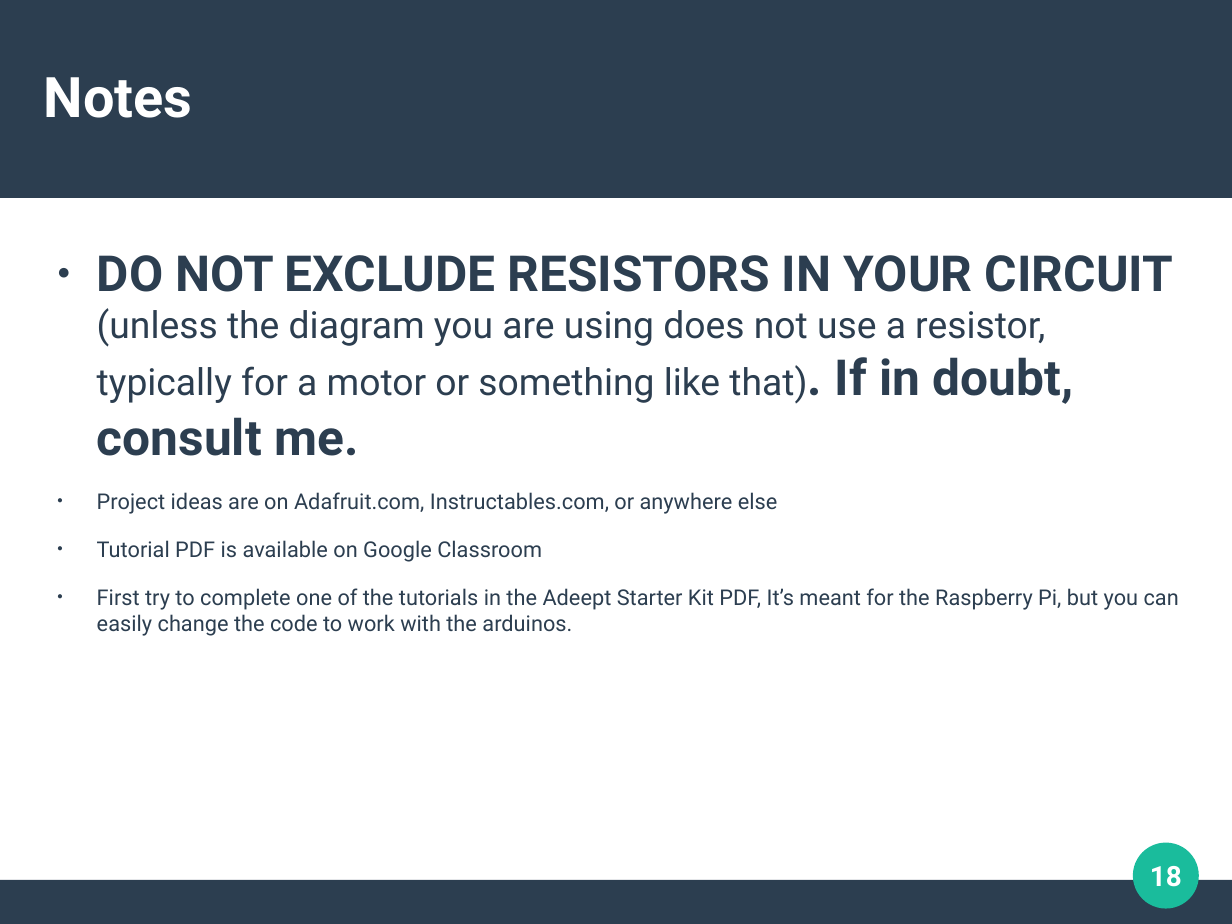
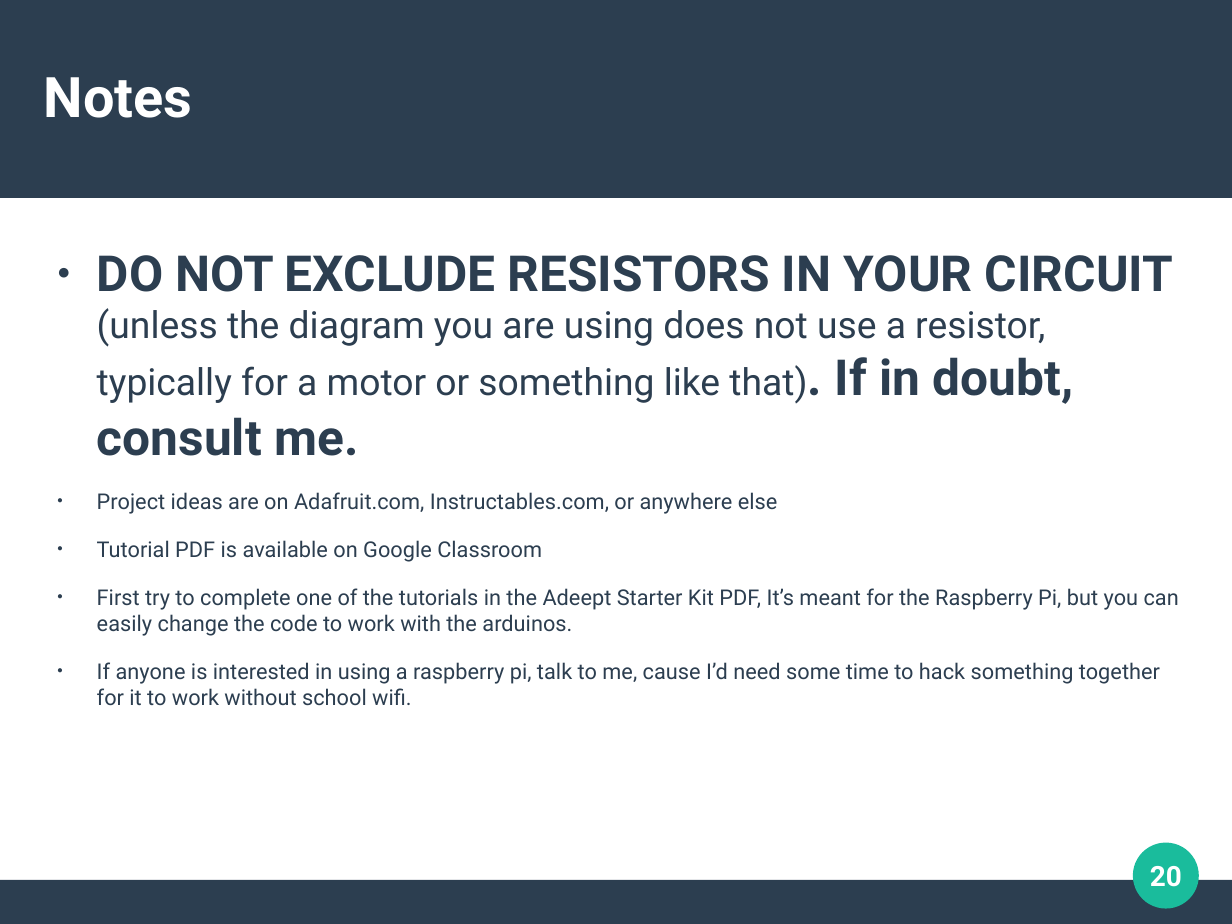
Before and after one commit to DuongTyler/CppCrashCourse, a slide deck: slide 20 of CPP.odp (slide 18 before the commit). Drawn at 1232x924 pixels with LibreOffice and Linux fonts; fonts in the diff are those of the drawing. Boxes give left, top, right and bottom in pixels: in the first picture for what was removed or moved away, otherwise in the second. Text is boxed around its words. In the diff, an @@ line names an element or a change of style, - is before the commit and + after.

```diff
--- a/CPP.odp
+++ b/CPP.odp
@@ text at (x1=97, y1=662, x2=1160, y2=706): paragraph added @@
+● If anyone is interested in using a raspberry pi, talk to me, cause I’d need some time to hack something together for it to work without school wifi.
@@ page number at (x1=1150, y1=866, x2=1182, y2=887): text changed @@
-18
+20
```
Also in this commit, not shown: 8 other slides changed, 3 slides added, 1 slide removed, 2 other files.
